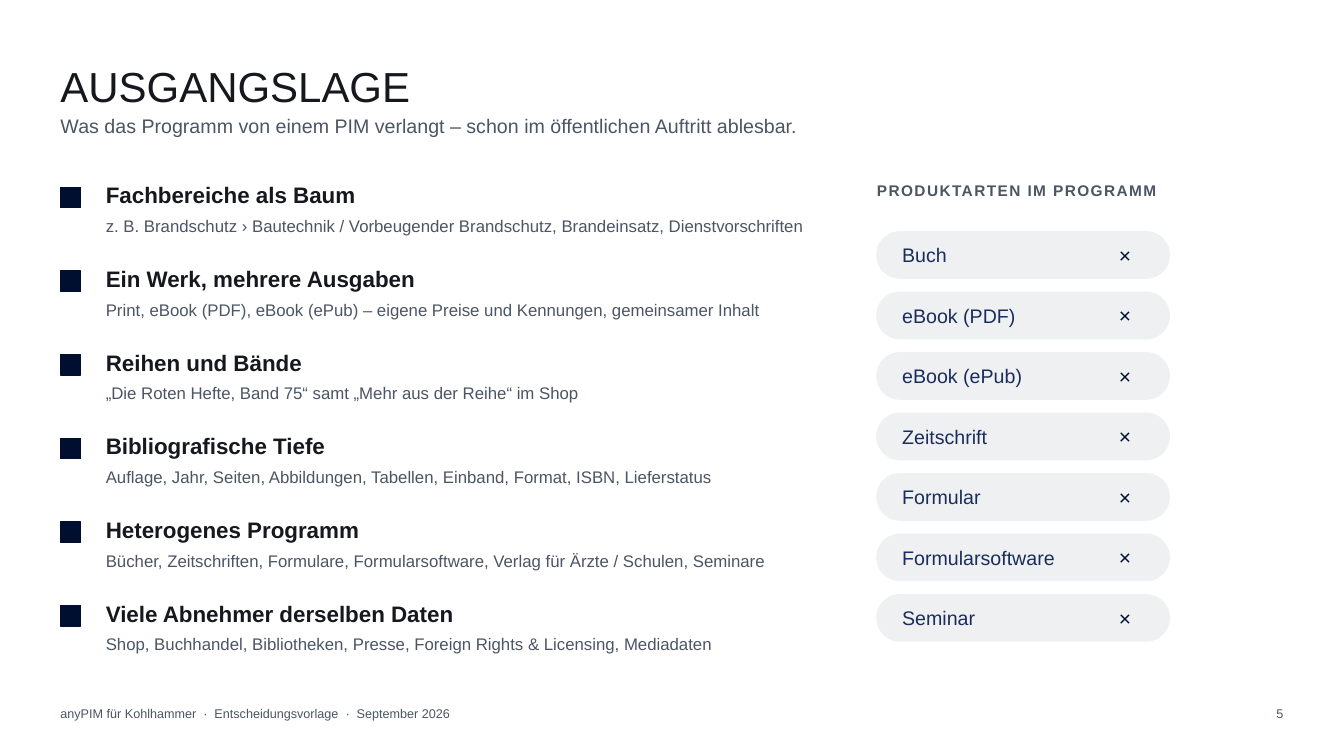
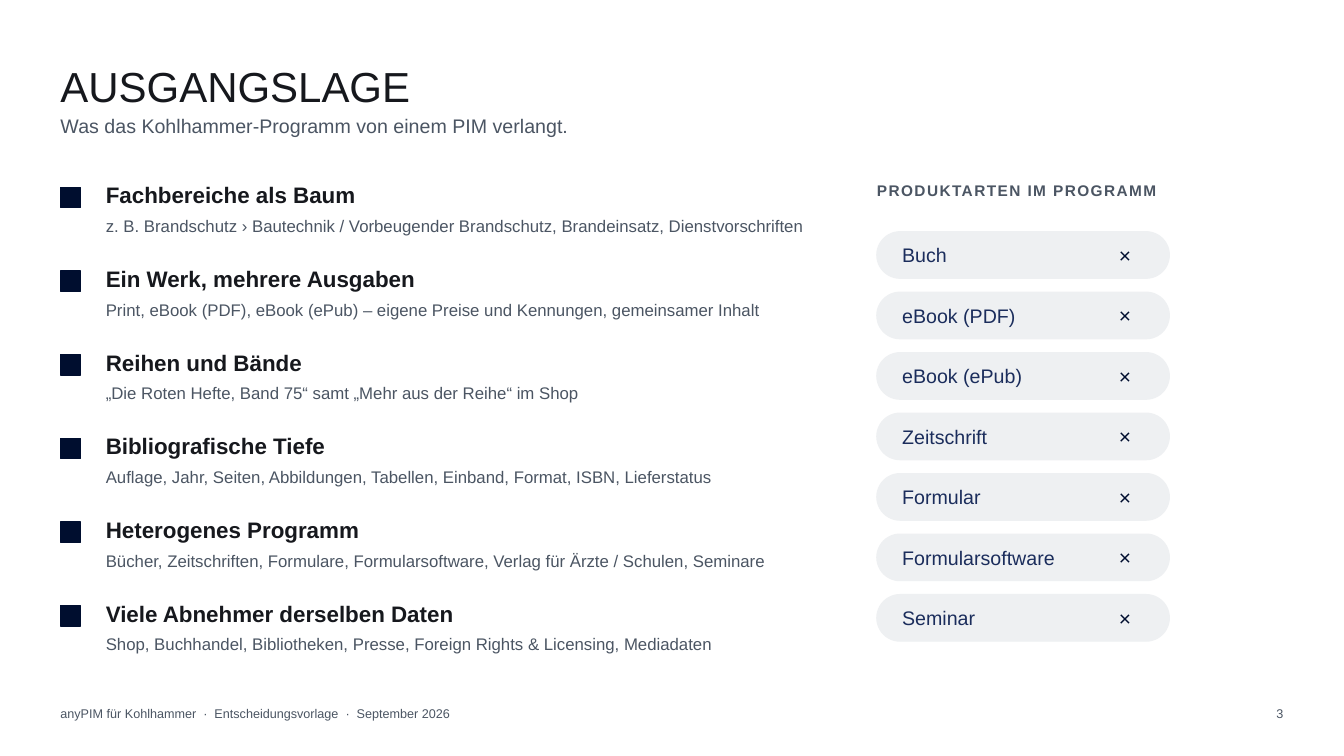
Before and after one commit to incoxx/publixx-pim, a slide deck: slide 3 of docs/sales/kohlhammer-anypim-vs-pimcore.pptx (slide 5 before the commit). Drawn at 1344x756 pixels with LibreOffice and Linux fonts; fonts in the diff are those of the drawing. Boxes give left, top, right and bottom in pixels: in the first picture for what was removed or moved away, otherwise in the second. Text is boxed around its words. In the diff, an @@ line names an element or a change of style, - is before the commit and + after.

```diff
--- a/docs/sales/kohlhammer-anypim-vs-pimcore.pptx
+++ b/docs/sales/kohlhammer-anypim-vs-pimcore.pptx
@@ text at (x1=60, y1=119, x2=568, y2=137): text changed @@
-Was das Programm von einem PIM verlangt – schon im öffentlichen Auftritt ablesbar.
+Was das Kohlhammer-Programm von einem PIM verlangt.
@@ text at (x1=1276, y1=709, x2=1283, y2=718): text changed @@
-5
+3
```
Also in this commit, not shown: 12 other slides changed, 1 slide added, 1 slide removed, 3 other files.
